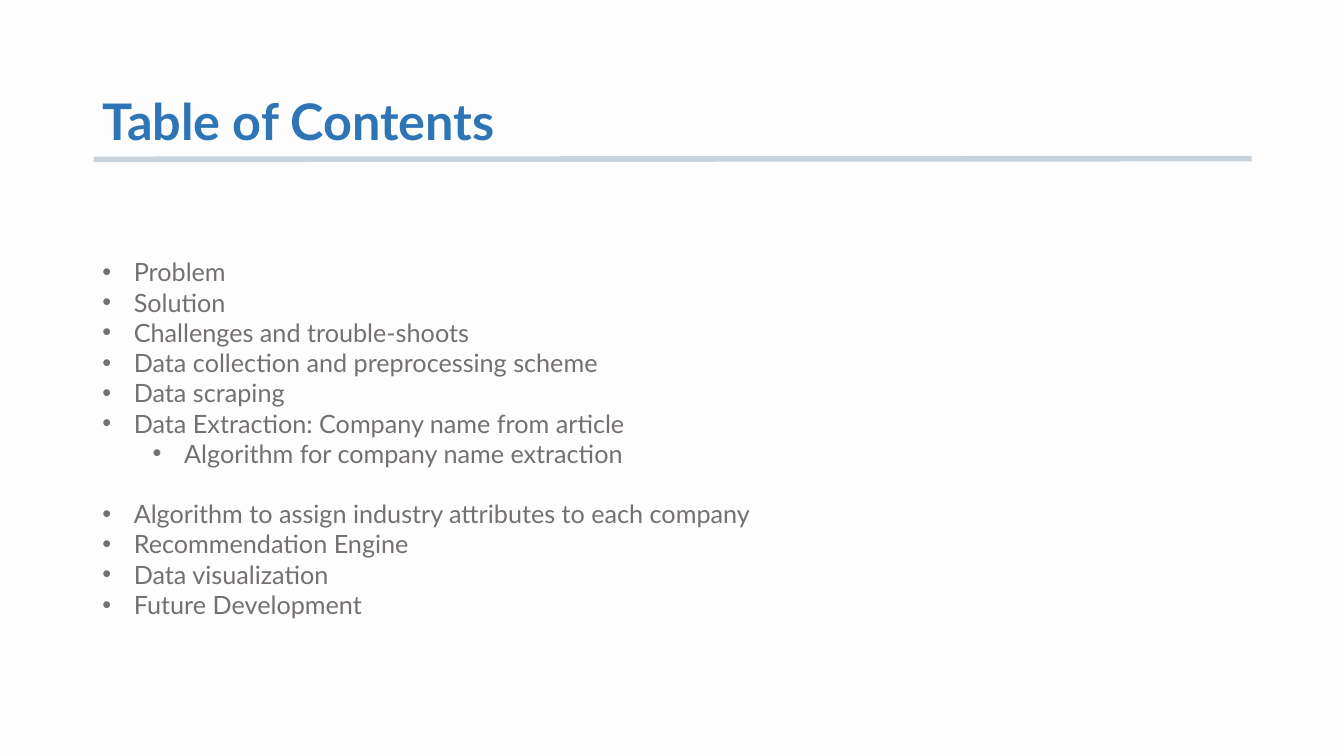
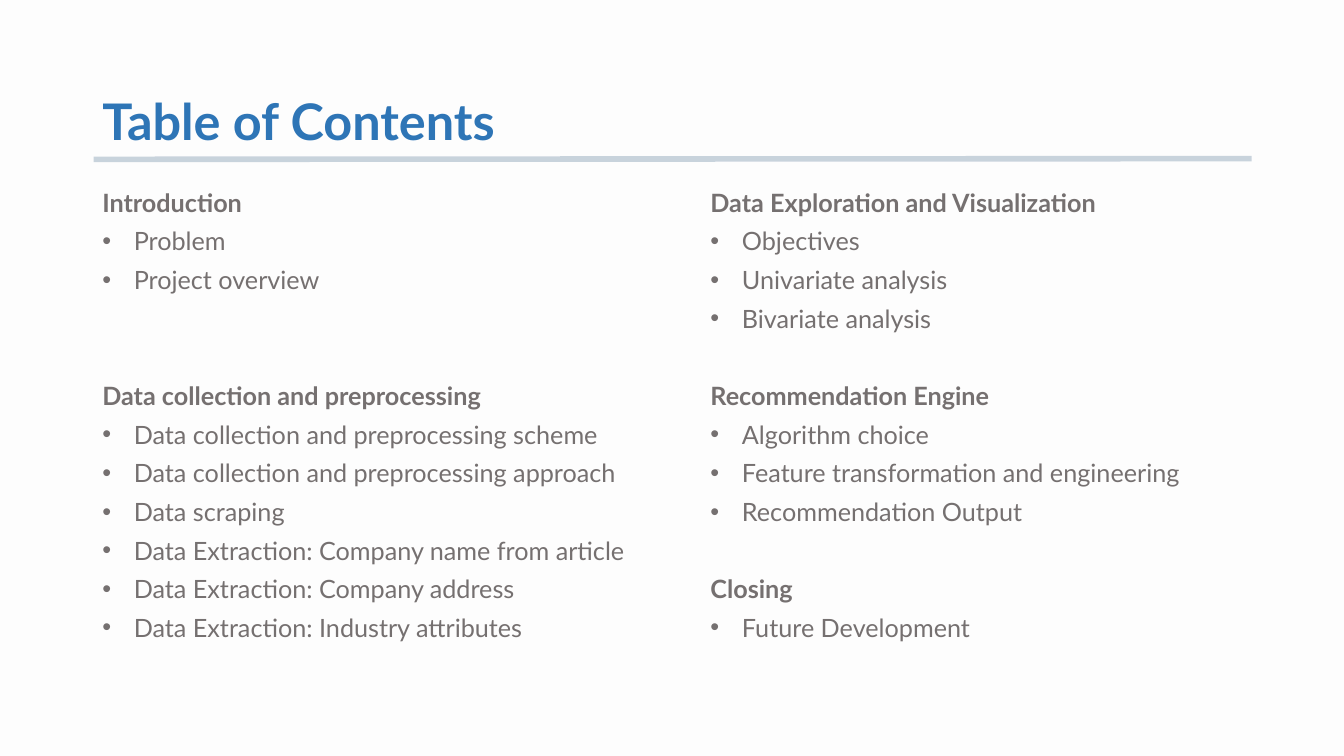
Before and after one commit to K-AlfredIwasaki/job_hunting_made_easy, a slide deck: slide 2 of startup_db_recommendation.pptx. Drawn at 1344x756 pixels with LibreOffice and Linux fonts; fonts in the diff are those of the drawing. Boxes give left, top, right and bottom in pixels: in the first picture for what was removed or moved away, otherwise in the second. Text is boxed around its words. In the diff, an @@ line names an element or a change of style, - is before the commit and + after.

```diff
--- a/startup_db_recommendation.pptx
+++ b/startup_db_recommendation.pptx
@@ text "Introduction": place and size @@
-text "Introduction" at <box>134,262,750,619</box>
+text "Introduction" at <box>102,193,624,641</box>
@@ text at <box>102,193,242,212</box>: paragraph added @@
+Introduction
@@ text added at <box>710,193,1180,641</box>, 18 pt, text #757070 @@
+Data Exploration and Visualization
+• Objectives
+• Univariate analysis
+• Bivariate analysis
+Recommendation Engine
+• Algorithm choice
+• Feature transformation and engineering
+• Recommendation Output
+Closing
+• Future Development
@@ text at <box>134,231,624,564</box>: more space between paragraphs @@
@@ text at <box>102,270,481,410</box>: text changed; bold on @@
-• Solution
-• Challenges and trouble-shoots
+• Project overview
+Data collection and preprocessing
@@ text at <box>134,463,615,487</box>: paragraph added @@
+• Data collection and preprocessing approach
@@ text at <box>134,579,522,641</box>: text changed @@
-  • Algorithm for company name extraction
-• Algorithm to assign industry attributes to each company
-• Recommendation Engine
-• Data visualization
-• Future Development
+• Data Extraction: Company address
+• Data Extraction: Industry attributes
```
Also in this commit, not shown: 7 other slides changed, 1 slide added, 1 slide removed.
